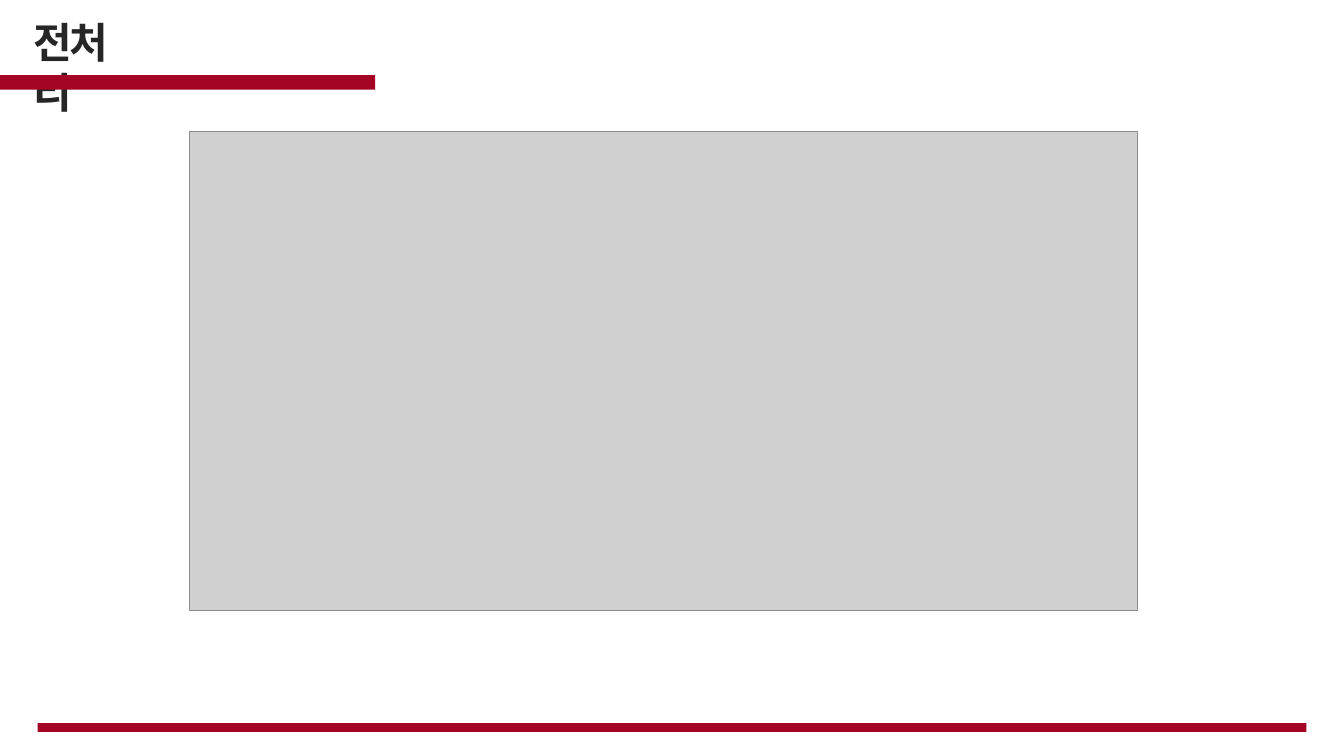
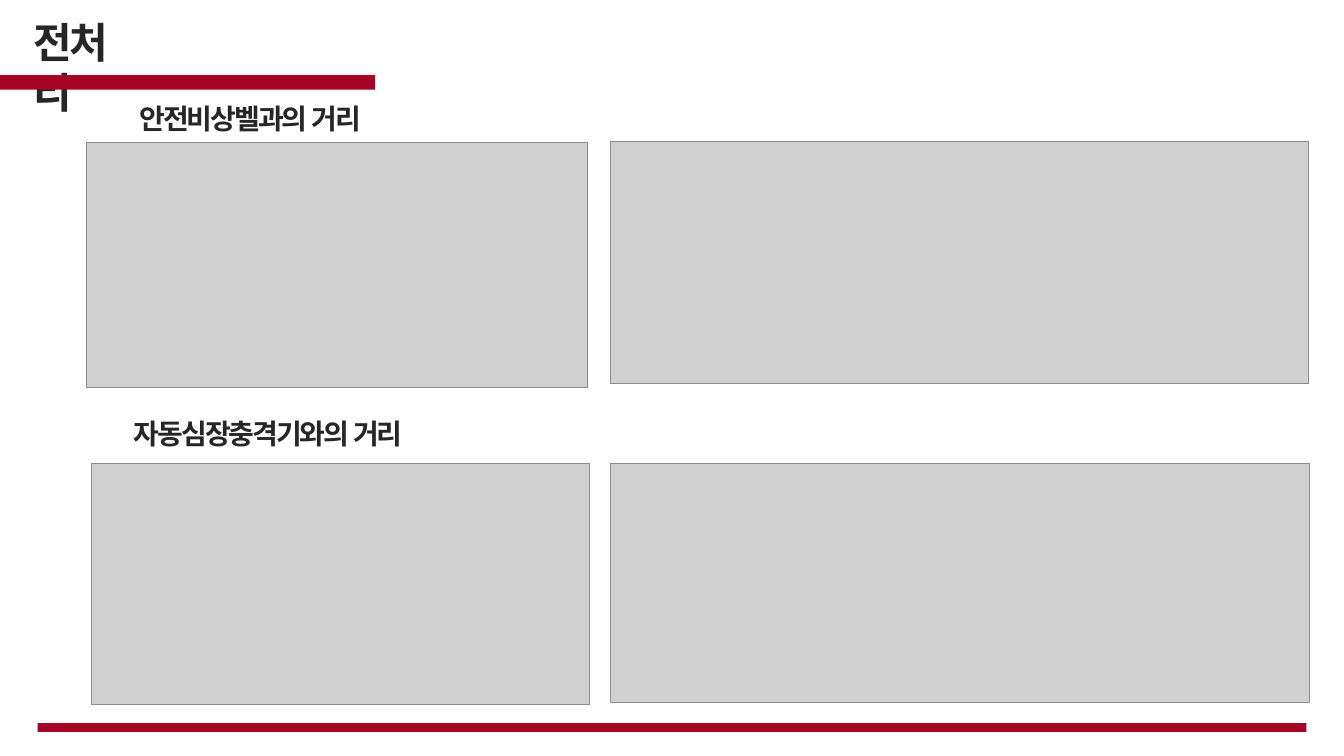
Before and after one commit to cjsgk106/fire-prediction-analysis, a slide deck: slide 16 of work/화재.pptx (slide 15 before the commit). Drawn at 1344x756 pixels with LibreOffice and Linux fonts; fonts in the diff are those of the drawing; grey boxes stand for pictures; background and template pictures are left out. Boxes give left, top, right and bottom in pixels: in the first picture for what was removed or moved away, otherwise in the second. Text is boxed around its words. In the diff, an @@ line names an element or a change of style, - is before the commit and + after.

```diff
--- a/work/화재.pptx
+++ b/work/화재.pptx
@@ text added at (x1=139, y1=105, x2=361, y2=132), 20 pt, text #262626, bold @@
+안전비상벨과의 거리
@@ picture added at (x1=86, y1=143, x2=588, y2=388) @@
@@ picture removed at (x1=190, y1=132, x2=1138, y2=611) @@
@@ picture added at (x1=611, y1=141, x2=1310, y2=383) @@
@@ freeform shape removed at (x1=187, y1=287, x2=280, y2=375) @@
@@ text added at (x1=134, y1=420, x2=403, y2=447), 20 pt, text #262626, bold @@
+자동심장충격기와의 거리
@@ picture added at (x1=92, y1=464, x2=590, y2=704) @@
@@ picture added at (x1=610, y1=464, x2=1309, y2=704) @@
```
Also in this commit, not shown: 2 other slides changed, 2 slides added.
